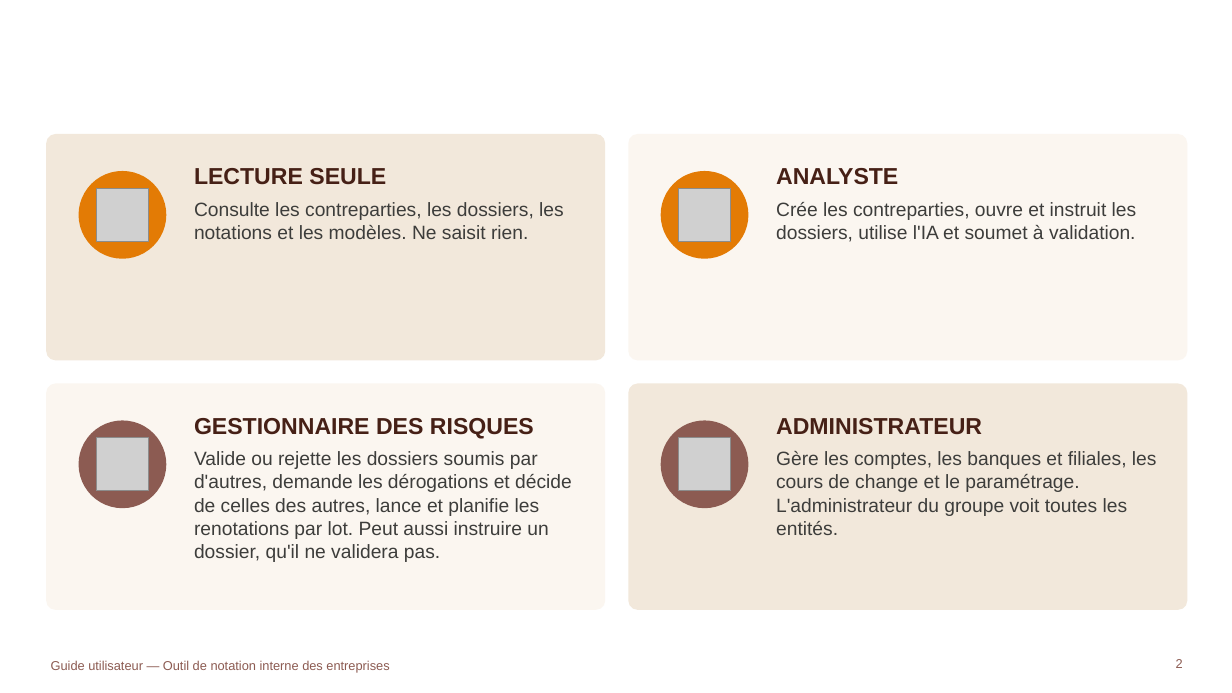
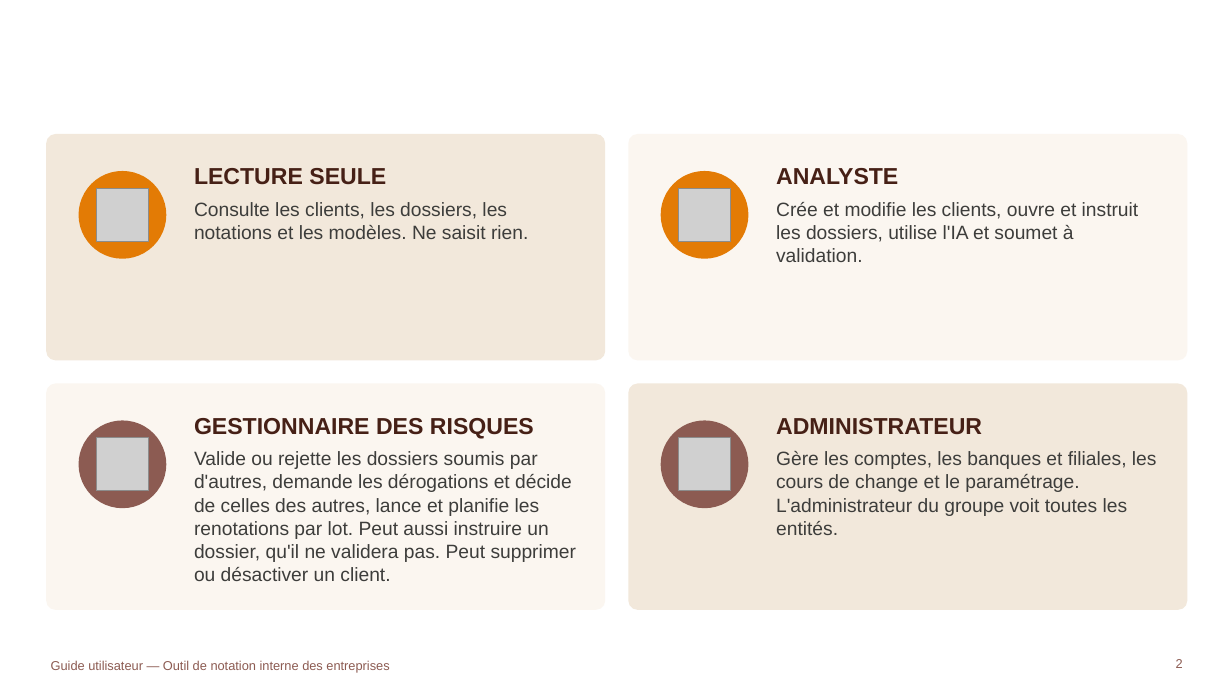
Before and after one commit to tariqeddoumi/Entreprise-scoring-cl, a slide deck: slide 2 of docs/guides/Guide_utilisateur_outil_notation.pptx. Drawn at 1232x693 pixels with LibreOffice and Linux fonts; fonts in the diff are those of the drawing; grey boxes stand for pictures; background and template pictures are left out. Boxes give left, top, right and bottom in pixels: in the first picture for what was removed or moved away, otherwise in the second. Text is boxed around its words. In the diff, an @@ line names an element or a change of style, - is before the commit and + after.

```diff
--- a/docs/guides/Guide_utilisateur_outil_notation.pptx
+++ b/docs/guides/Guide_utilisateur_outil_notation.pptx
@@ text at box(194, 202, 528, 239): text changed @@
-Consulte les contreparties, les dossiers, les notations et les modèles. Ne saisit rien.
+Consulte les clients, les dossiers, les notations et les modèles. Ne saisit rien.
@@ text at box(776, 202, 1139, 262): text changed @@
-Crée les contreparties, ouvre et instruit les dossiers, utilise l'IA et soumet à validation.
+Crée et modifie les clients, ouvre et instruit les dossiers, utilise l'IA et soumet à validation.
@@ text at box(194, 451, 577, 581): text changed @@
-Valide ou rejette les dossiers soumis par d'autres, demande les dérogations et décide de celles des autres, lance et planifie les renotations par lot. Peut aussi instruire un dossier, qu'il ne validera pas.
+Valide ou rejette les dossiers soumis par d'autres, demande les dérogations et décide de celles des autres, lance et planifie les renotations par lot. Peut aussi instruire un dossier, qu'il ne validera pas. Peut supprimer ou désactiver un client.
```
Also in this commit, not shown: 22 other slides changed, 2 slides added, 26 other files.
